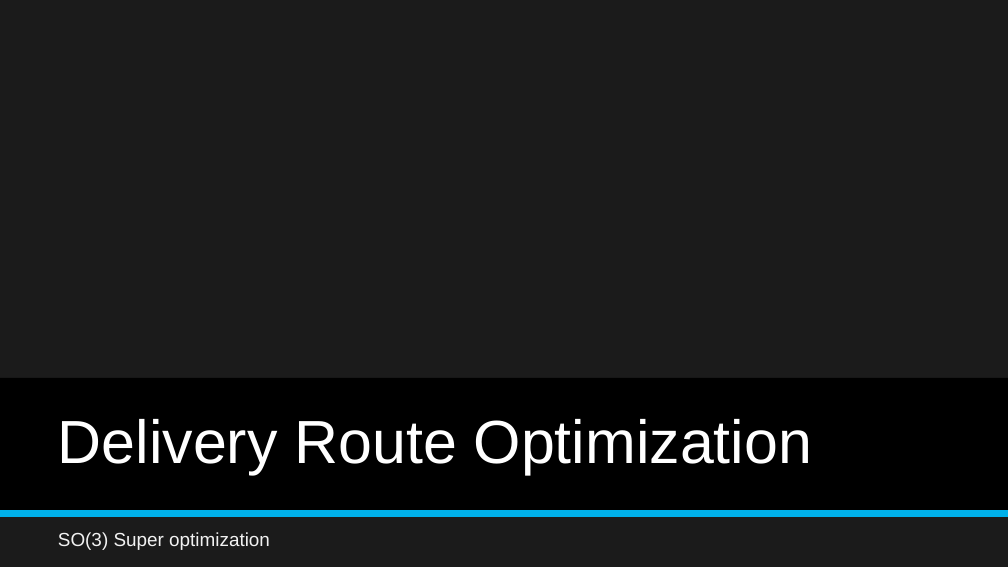
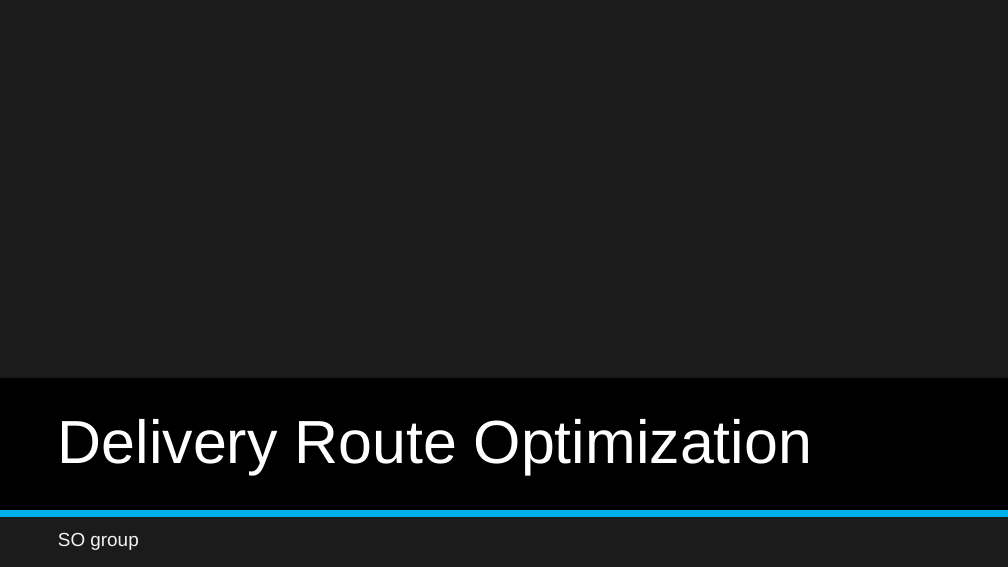
Before and after one commit to BStar14/SO_Group, a slide deck: slide 1 of DRM presentation.pptx. Drawn at 1008x567 pixels with LibreOffice and Linux fonts; fonts in the diff are those of the drawing; background and template pictures are left out. Boxes give left, top, right and bottom in pixels: in the first picture for what was removed or moved away, otherwise in the second. Text is boxed around its words. In the diff, an @@ line names an element or a change of style, - is before the commit and + after.

```diff
--- a/DRM presentation.pptx
+++ b/DRM presentation.pptx
@@ subtitle at (58,533,138,550): text changed @@
-SO(3) Super optimization
+SO group
```
Also in this commit, not shown: 1 other slide changed, 1 other file.
